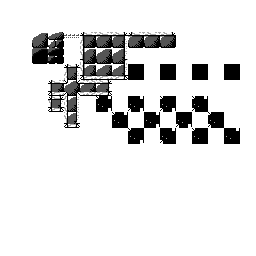
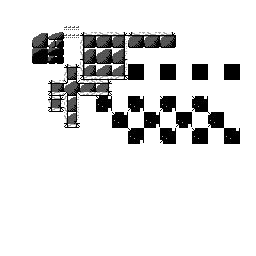
Before/after of a 256x256 layered artwork. What changed in the layer stack:
added layer "Layer 11" above "Layer 1" over (64, 26, 79, 30)
